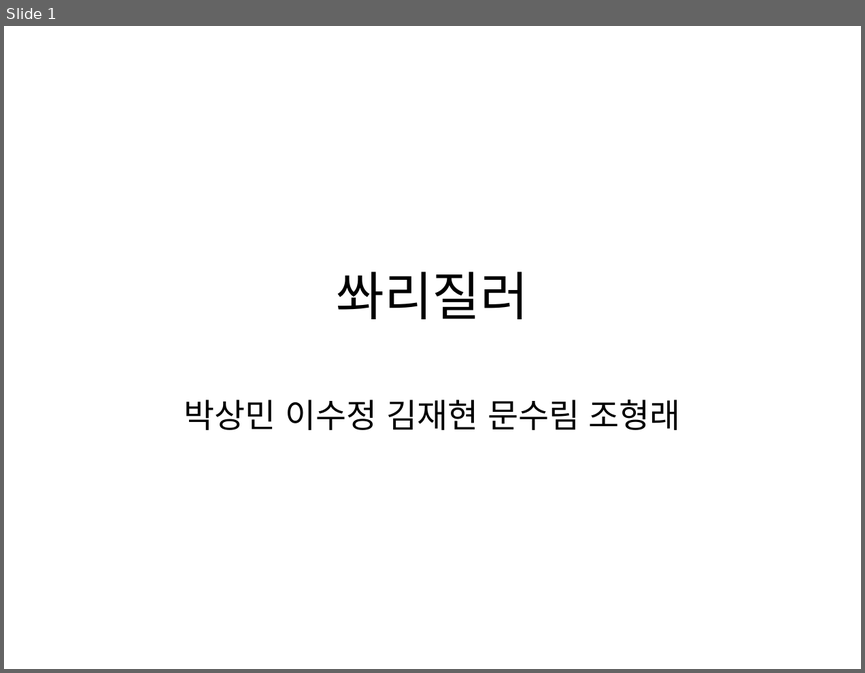
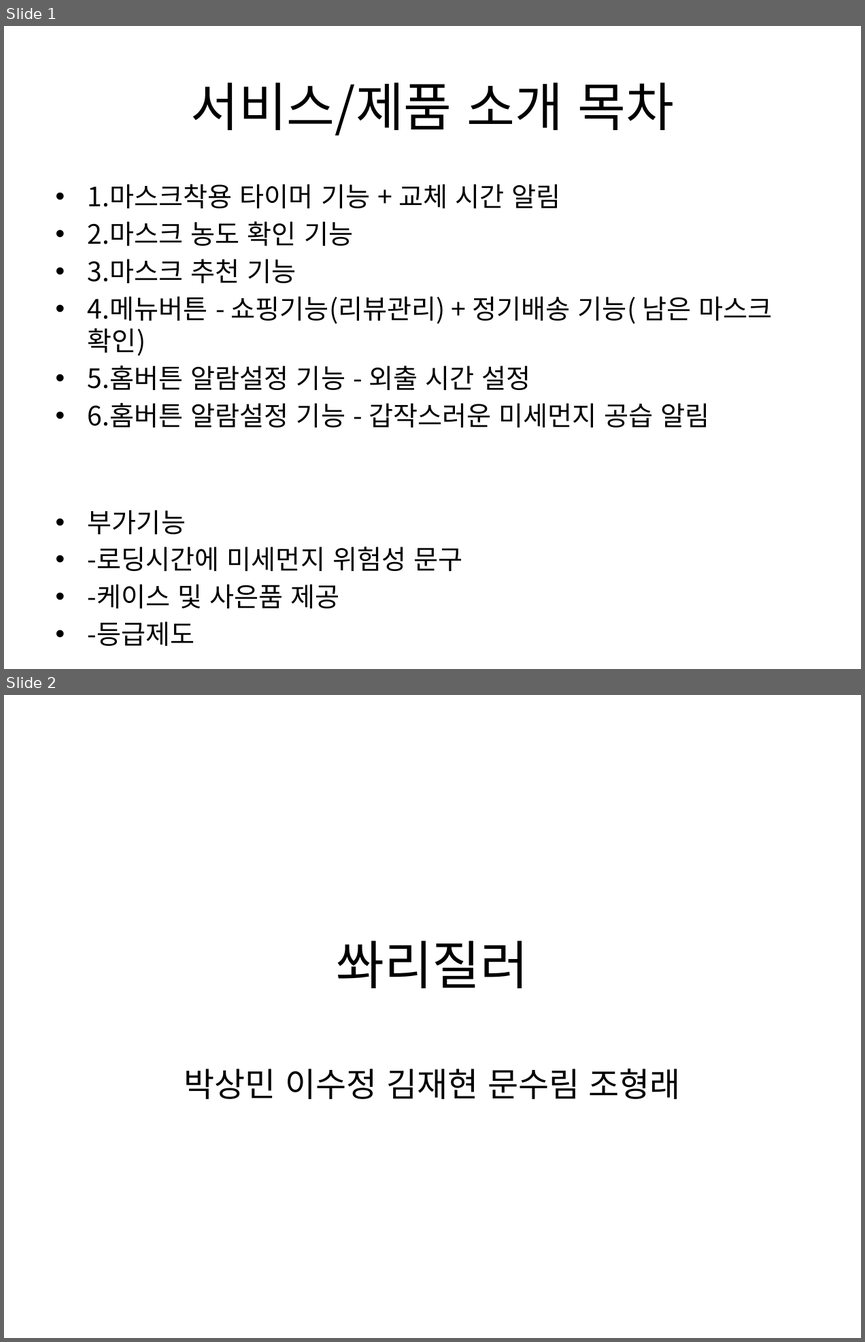
Before and after one commit to pasongsj/ideatone, a slide deck: ideatoneppt.pptx. Shown one above the other, each under a label of ours: slide 1 before the commit, slides 1 and 2 after it. The pictures are 865x673 and 865x1342 pixels, drawn with LibreOffice and Linux fonts; fonts in the diff are those of the drawing. Boxes give left, top, right and bottom in pixels: in the first picture for what was removed or moved away, otherwise in the second. Text is boxed around its words. In the diff, an @@ line names an element or a change of style, - is before the commit and + after.

Commit message:
서비스 목차 추가

```diff
--- a/ideatoneppt.pptx
+++ b/ideatoneppt.pptx
@@ slide 1 added at bbox=[4, 26, 861, 669], background #FFFFFF @@
@@ title added at bbox=[190, 82, 674, 135], 44 pt, text #000000 @@
+서비스/제품 소개 목차
@@ text added at bbox=[88, 184, 772, 608], 22.4 pt, text #000000 @@
+• 1.마스크착용 타이머 기능 + 교체 시간 알림
+• 2.마스크 농도 확인 기능
+• 3.마스크 추천 기능
+• 4.메뉴버튼 - 쇼핑기능(리뷰관리) + 정기배송 기능( 남은 마스크 확인)
+• 5.홈버튼 알람설정 기능 - 외출 시간 설정
+• 6.홈버튼 알람설정 기능 - 갑작스러운 미세먼지 공습 알림
+• 부가기능
+• -로딩시간에 미세먼지 위험성 문구
+• -케이스 및 사은품 제공
+• -등급제도
@@ what was slide 1 is now slide 2 @@
```
Also in this commit, not shown: 1 slide changed.
